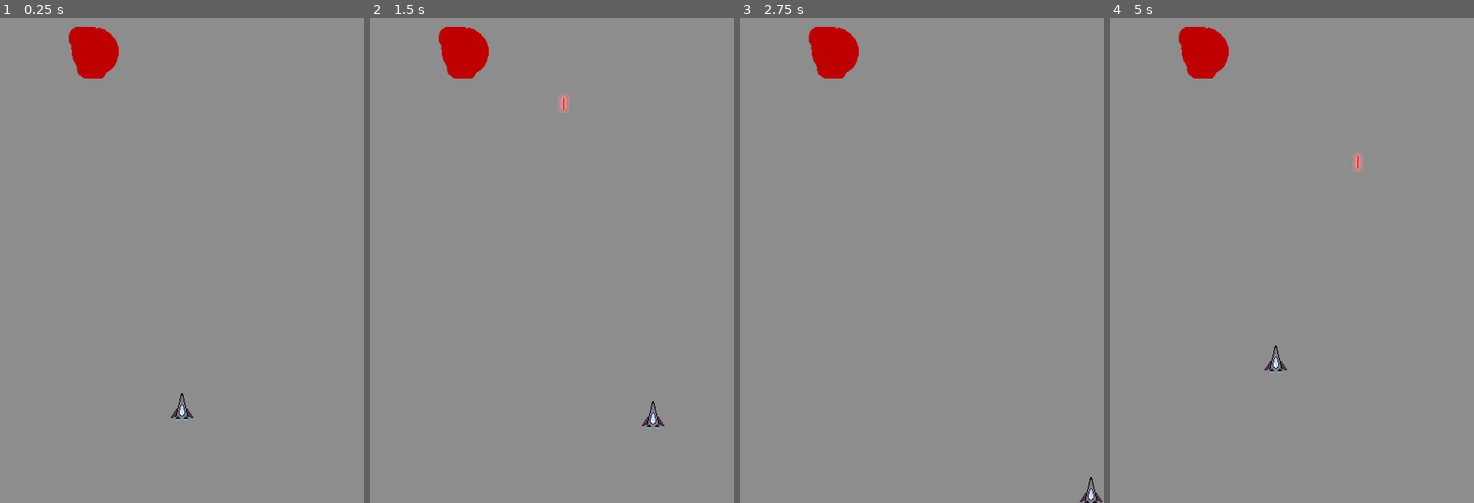
Above: before the commit, frames 1-4 (left to right).
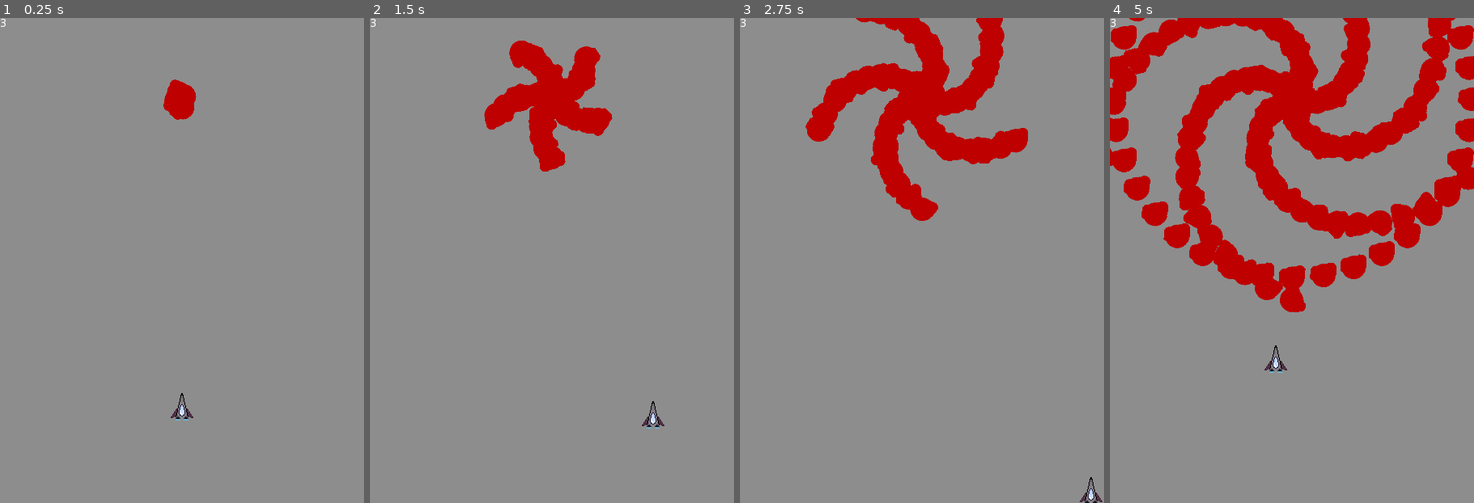
Above: after the commit, the same moments.

Repository: DevelopedAphid/Space-Exploration
Game: Godot game, scene res://Main.tscn
Two runs of this game, one before a commit and one after it. Both use one fixed random seed, a clock stepped at 60 frames per second and the inputs below.
Inputs:
- Up to frame 1 (0.25 s): no input
- Up to frame 2 (1.5 s): hold Right (ui_right) 0.53-1.28 s; tap Space (ui_select) at 0.77 s; hold Down (ui_down) from 1.28 s (still down)
- Up to frame 3 (2.75 s): tap Space (ui_select) at 1.52 s; release Down (ui_down) at 2.03 s; hold Right (ui_right) from 2.03 s (still down)
- Up to frame 4 (5 s): release Right (ui_right) at 2.78 s; hold Up (ui_up) 2.78-3.53 s; tap Space (ui_select) at 3.02, 3.77, 4.52 s; hold Left (ui_left) from 3.53 s (still down)

The runs differ from the first frame. In frame 1, 1.7% of the frame differs, in the area x 0-54%, y 0-21%; in frame 2, 5.5%; in frame 3, 9.9%; in frame 4, 23%, in the area x 0-100%, y 0-61%.

Commit message:
Enemies!
- Adds two different enemy spawners that periodically spawns enemies in different patterns
- The player is damaged when they hit the enemies
- Removes lightblocker object

Diff:
--- /dev/null
+++ b/CirclePulseEnemySpawner.gd
@@ -0,0 +1,34 @@
+extends Node2D
+
+var time_to_spawn_next_enemy = 2.5
+var enemy_spawn_timer
+var next_angle = 0
+var number_per_pulse = 36
+var angle_increment = 2 * PI / number_per_pulse
+var enemy_movement_speed = 50
+onready var Enemy = preload("res://Enemy.tscn")
+
+func _ready():
+	#prepare the enemy spawn timer
+	enemy_spawn_timer = Timer.new()
+	enemy_spawn_timer.wait_time = time_to_spawn_next_enemy
+	enemy_spawn_timer.connect("timeout", self, "_on_enemy_spawn_timer_timeout")
+	add_child(enemy_spawn_timer)
+	enemy_spawn_timer.start()
+
+func _on_enemy_spawn_timer_timeout():
+	for _n in range(number_per_pulse):
+		var enemy = Enemy.instance()
+
+		#rotation speed
+		enemy.rotation_speed = 180
+		#movement trajectory
+		enemy.movement_direction = Vector2(sin(next_angle), cos(next_angle))
+		enemy.movement_speed = enemy_movement_speed
+		enemy.acceleration = 0.5
+
+		get_parent().add_child(enemy)
+
+		next_angle += angle_increment
+
+	enemy_spawn_timer.start()
--- /dev/null
+++ b/Enemy.gd
@@ -0,0 +1,32 @@
+extends Area2D
+
+#movement variables
+var rotation_speed
+var movement_direction
+var movement_speed
+var acceleration = 0
+#combat variables
+var hitpoints = 3
+
+func _ready():
+	position = Vector2(225,100)
+	self.add_to_group("Enemies")
+
+
+func _process(delta):
+	#rotate the enemy
+	rotation_degrees += rotation_speed * delta
+
+	#accelerate the enemy
+	movement_speed += acceleration
+
+	#move the enemy along trajectory
+	position += movement_direction * delta * movement_speed
+
+	#kill enemy when HP is 0
+	if hitpoints <= 0:
+		queue_free()
+
+
+func _on_VisibilityNotifier2D_screen_exited():
+	queue_free()
--- /dev/null
+++ b/Enemy.tscn
@@ -0,0 +1,20 @@
+[gd_scene load_steps=4 format=2]
+
+[ext_resource path="res://Enemy.gd" type="Script" id=1]
+[ext_resource path="res://art/light_blocker.png" type="Texture" id=2]
+
+[sub_resource type="CircleShape2D" id=1]
+radius = 13.2768
+
+[node name="Enemy" type="Area2D"]
+script = ExtResource( 1 )
+
+[node name="Sprite" type="Sprite" parent="."]
+scale = Vector2( 0.5, 0.5 )
+texture = ExtResource( 2 )
+
+[node name="CollisionShape2D" type="CollisionShape2D" parent="."]
+shape = SubResource( 1 )
+
+[node name="VisibilityNotifier2D" type="VisibilityNotifier2D" parent="."]
+[connection signal="screen_exited" from="VisibilityNotifier2D" to="." method="_on_VisibilityNotifier2D_screen_exited"]
--- /dev/null
+++ b/GUI.gd
@@ -0,0 +1,4 @@
+extends Node2D
+
+func _on_Player_hitpoints_notification(hitpoints):
+	get_node("Hitpoint_Label").text = str(hitpoints)
--- a/Main.tscn
+++ b/Main.tscn
@@ -4,11 +4,9 @@
 [ext_resource path="res://art/Player.png" type="Texture" id=2]
 [ext_resource path="res://Player.gd" type="Script" id=3]
 [ext_resource path="res://art/ship_exhaust.png" type="Texture" id=4]
-[ext_resource path="res://art/light_blocker.png" type="Texture" id=5]
-[ext_resource path="res://LightBlocker.gd" type="Script" id=6]
-
-[sub_resource type="OccluderPolygon2D" id=1]
-polygon = PoolVector2Array( 211.801, 107.858, 235.634, 107.623, 250.972, 114.23, 263.006, 129.332, 261.354, 154.816, 243.421, 171.806, 221.24, 172.042, 213.453, 163.075, 208.025, 145.377, 201.418, 124.14, 204.722, 110.69 )
+[ext_resource path="res://GUI.gd" type="Script" id=5]
+[ext_resource path="res://CirclePulseEnemySpawner.gd" type="Script" id=6]
+[ext_resource path="res://SpiralEnemySpawner.gd" type="Script" id=8]
 
 [node name="Main" type="Node2D"]
 
@@ -34,17 +32,20 @@
 position = Vector2( 5, 17 )
 texture = ExtResource( 4 )
 
-[node name="LightBlocker" type="Area2D" parent="."]
+[node name="SpiralEnemySpawner" type="Node2D" parent="."]
+script = ExtResource( 8 )
+
+[node name="CirclePulseEnemySpawner" type="Node2D" parent="."]
 script = ExtResource( 6 )
 
-[node name="Sprite" type="Sprite" parent="LightBlocker"]
-position = Vector2( 116.808, 42.8831 )
-texture = ExtResource( 5 )
+[node name="GUI" type="Node2D" parent="."]
+script = ExtResource( 5 )
 
-[node name="CollisionPolygon2D" type="CollisionPolygon2D" parent="LightBlocker"]
-position = Vector2( -117.256, -97.8638 )
-polygon = PoolVector2Array( 214.296, 108.637, 230.904, 108.427, 235.949, 111.16, 242.887, 111.37, 250.245, 115.575, 257.392, 122.512, 262.438, 133.023, 261.597, 145.637, 258.023, 156.568, 252.557, 162.034, 247.512, 163.506, 244.989, 169.182, 241.205, 172.335, 224.597, 172.755, 215.137, 166.239, 213.035, 160.562, 214.086, 156.778, 207.779, 145.216, 206.728, 130.08, 202.944, 125.875, 202.314, 121.04, 204.626, 115.154, 208.41, 110.529 )
-
-[node name="LightOccluder2D" type="LightOccluder2D" parent="LightBlocker"]
-position = Vector2( -117.466, -97.4433 )
-occluder = SubResource( 1 )
+[node name="Hitpoint_Label" type="Label" parent="GUI"]
+margin_right = 40.0
+margin_bottom = 14.0
+__meta__ = {
+"_edit_use_anchors_": false
+}
+[connection signal="area_entered" from="Player" to="Player" method="_on_Player_area_entered"]
+[connection signal="hitpoints_notification" from="Player" to="GUI" method="_on_Player_hitpoints_notification"]
--- a/Player.gd
+++ b/Player.gd
@@ -8,6 +8,10 @@
 var friction = 2
 var rotation_rate = PI/2
 var screen_size
+
+#combat variables
+var hitpoints = 3
+signal hitpoints_notification(hitpoints)
 
 #laser variables
 var ready_to_shoot = true
@@ -25,6 +29,9 @@
 	shoot_timer.wait_time = shoot_interval
 	shoot_timer.connect("timeout", self, "_on_shoot_timer_timeout")
 	add_child(shoot_timer)
+
+	#display hitpoints
+	emit_signal("hitpoints_notification", hitpoints)
 
 func _process(delta):
 	#keyboard input
@@ -54,3 +61,9 @@
 
 func _on_shoot_timer_timeout():
 	ready_to_shoot = true
+
+
+func _on_Player_area_entered(area):
+	if area.is_in_group("Enemies"):
+		hitpoints -= 1
+		emit_signal("hitpoints_notification", hitpoints)
--- /dev/null
+++ b/SpiralEnemySpawner.gd
@@ -0,0 +1,30 @@
+extends Node2D
+
+var time_to_spawn_next_enemy = 0.05
+var enemy_spawn_timer
+var next_angle = 0
+var angle_increment = 5
+var enemy_movement_speed = 50
+onready var Enemy = preload("res://Enemy.tscn")
+
+func _ready():
+	#prepare the enemy spawn timer
+	enemy_spawn_timer = Timer.new()
+	enemy_spawn_timer.wait_time = time_to_spawn_next_enemy
+	enemy_spawn_timer.connect("timeout", self, "_on_enemy_spawn_timer_timeout")
+	add_child(enemy_spawn_timer)
+	enemy_spawn_timer.start()
+
+func _on_enemy_spawn_timer_timeout():
+	var enemy = Enemy.instance()
+
+	#rotation speed
+	enemy.rotation_speed = 180
+	#movement trajectory
+	enemy.movement_direction = Vector2(sin(next_angle), cos(next_angle))
+	enemy.movement_speed = enemy_movement_speed
+
+	get_parent().add_child(enemy)
+
+	enemy_spawn_timer.start()
+	next_angle += angle_increment
Not shown, added: export_presets.cfg
